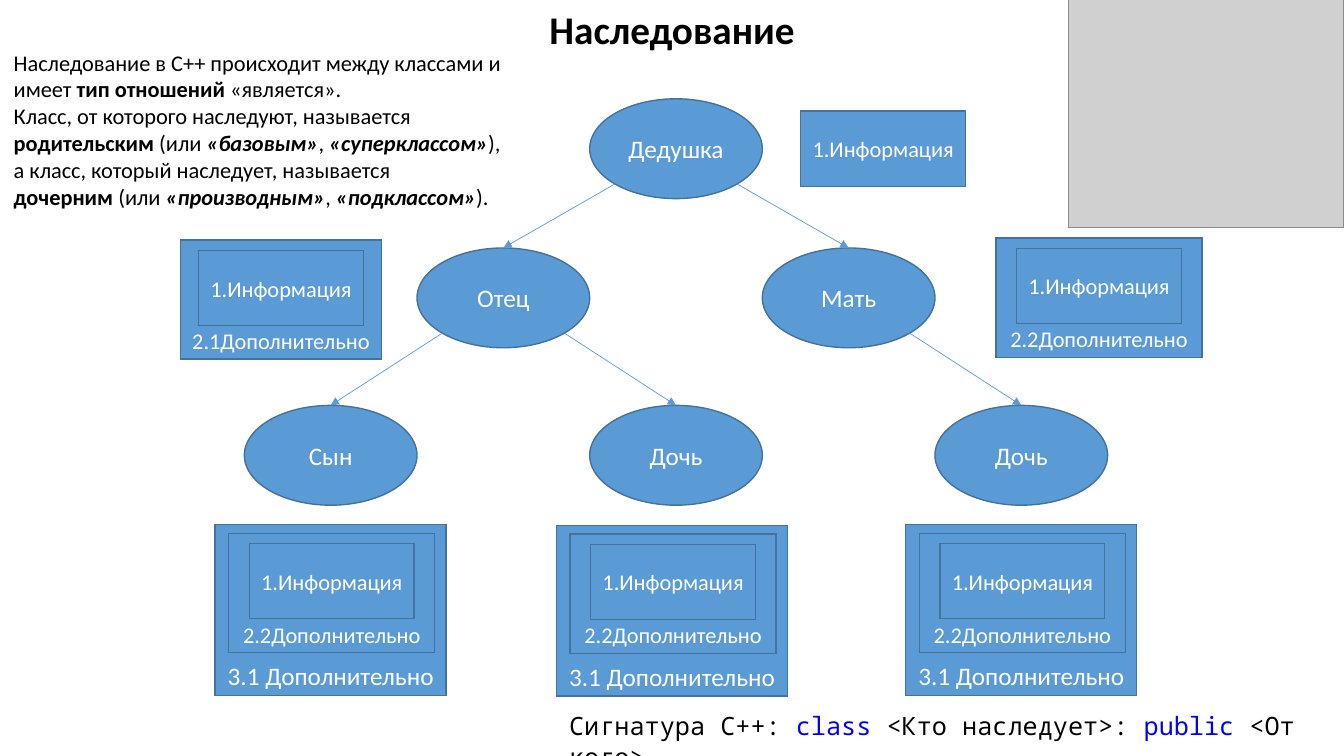
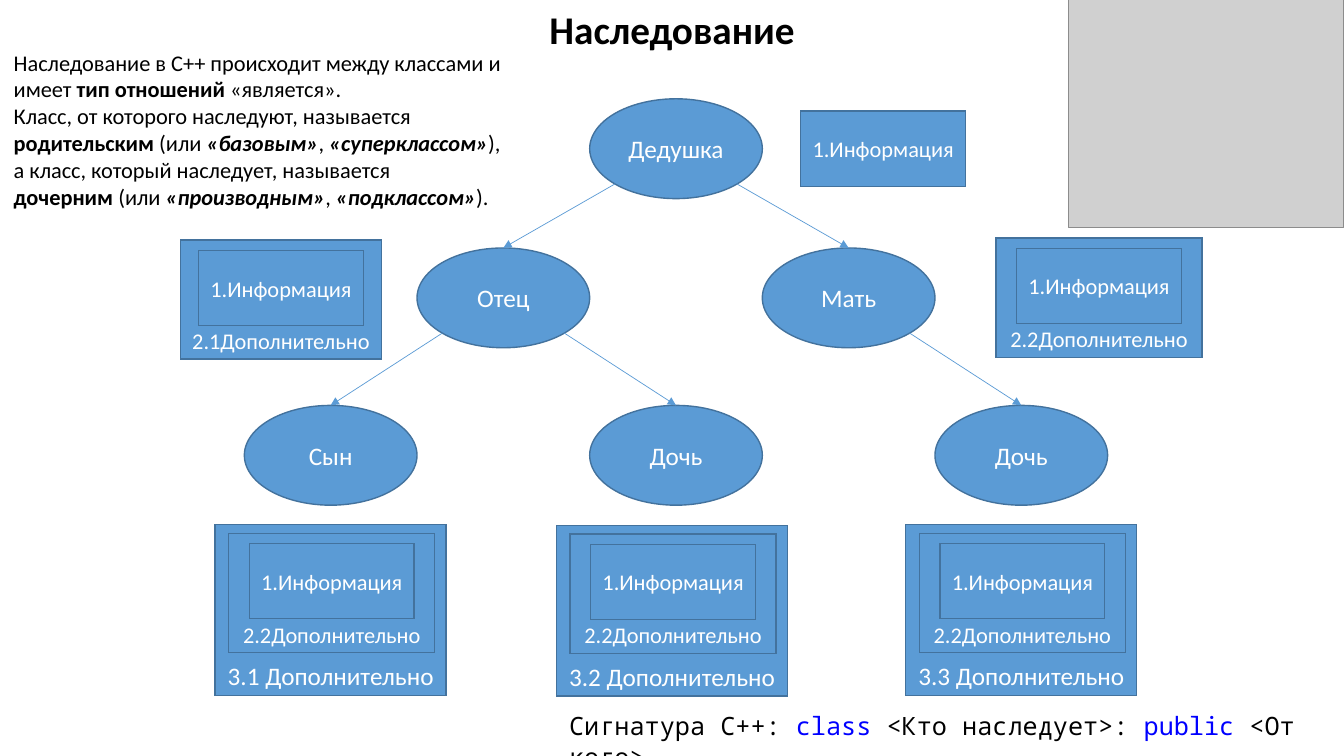
Before and after one commit to MUCTR-IKT-CPP/cpp_course, a slide deck: slide 5 of Lections/5/Классы, инкапсуляция, наследование полиморфизм.pptx. Drawn at 1344x756 pixels with LibreOffice and Linux fonts; fonts in the diff are those of the drawing; grey boxes stand for pictures. Boxes give left, top, right and bottom in pixels: in the first picture for what was removed or moved away, otherwise in the second. Text is boxed around its words. In the diff, an @@ line names an element or a change of style, - is before the commit and + after.

```diff
--- a/Lections/5/Классы, инкапсуляция, наследование полиморфизм.pptx
+++ b/Lections/5/Классы, инкапсуляция, наследование полиморфизм.pptx
@@ text in rectangle at box(569, 669, 775, 690): text changed @@
-3.1 Дополнительно
+3.2 Дополнительно
@@ text in rectangle at box(918, 668, 1124, 689): text changed @@
-3.1 Дополнительно
+3.3 Дополнительно
```
Also in this commit, not shown: 6 other slides changed, 2 other files.
